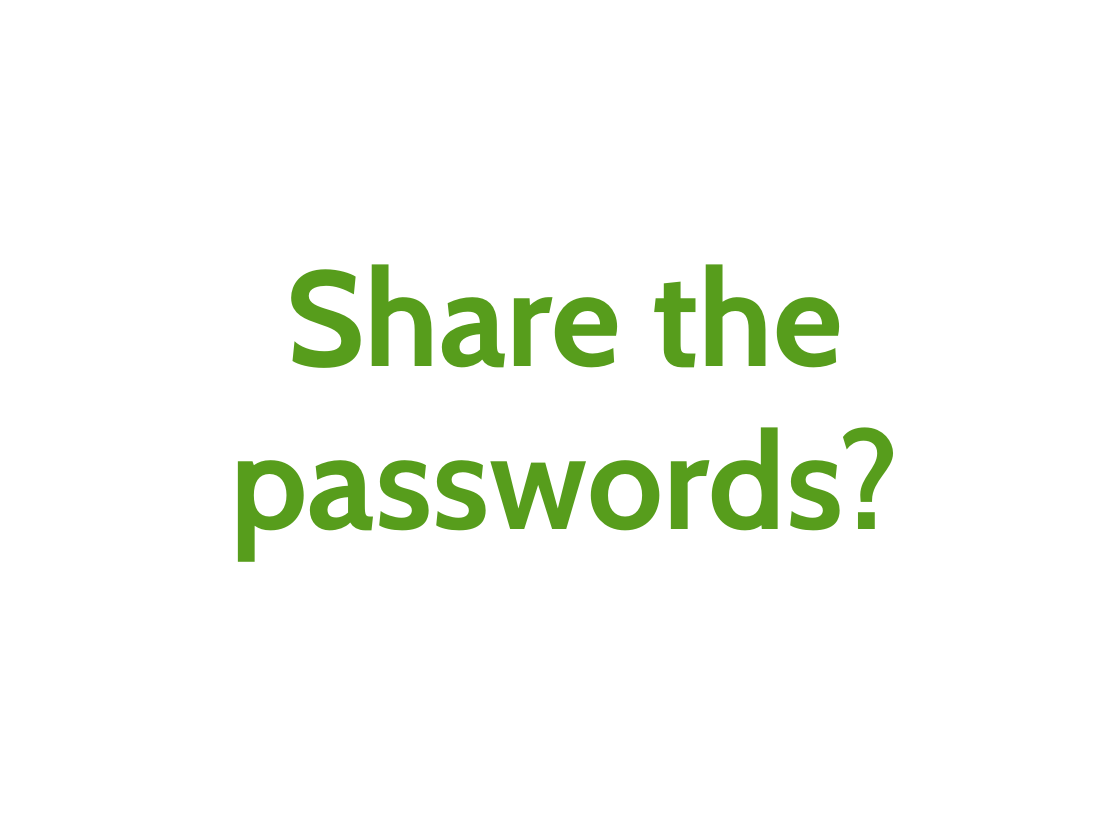
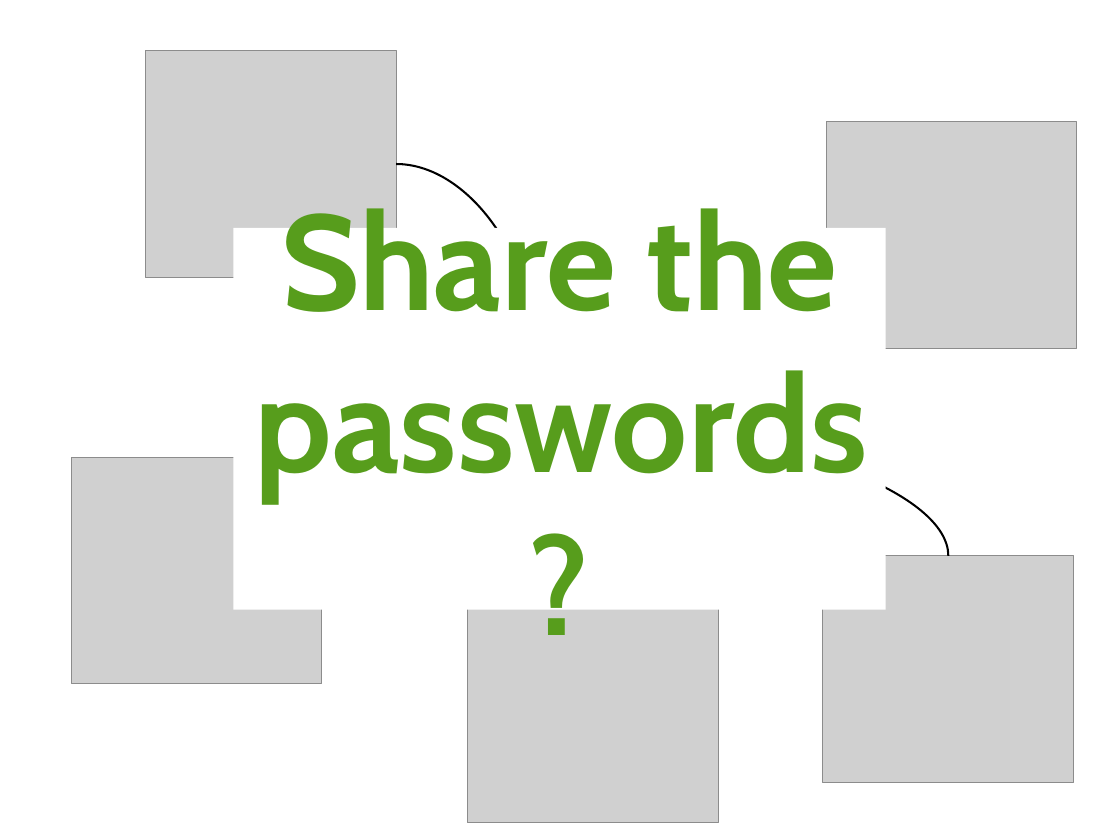
Before and after one commit to arver/arver, a slide deck: slide 3 of presentation/28c3.odp (slide 4 before the commit). Drawn at 1120x840 pixels with LibreOffice and Linux fonts; fonts in the diff are those of the drawing; grey boxes stand for pictures. Boxes give left, top, right and bottom in pixels: in the first picture for what was removed or moved away, otherwise in the second. Text is boxed around its words. In the diff, an @@ line names an element or a change of style, - is before the commit and + after.

```diff
--- a/presentation/28c3.odp
+++ b/presentation/28c3.odp
@@ picture added at <box>145,51,396,277</box> @@
@@ picture added at <box>826,122,1077,349</box> @@
@@ curved arrow added from (396, 164) to (534, 346), #000000 1.45 pt @@
@@ title "Share the passwords?": place and size @@
-title "Share the passwords?" at <box>230,264,899,559</box>
+title "Share the passwords?" at <box>234,228,886,610</box>
@@ title "Share the passwords?" at <box>234,228,886,610</box>: fill none to #FFFFFF @@
@@ curved arrow added from (948, 556) to (619, 432), #000000 1.45 pt @@
@@ picture added at <box>71,457,322,684</box> @@
@@ picture added at <box>823,556,1074,783</box> @@
@@ picture added at <box>468,597,719,823</box> @@
```
Also in this commit, not shown: 8 other slides changed, 4 slides added, 3 slides removed, 1 other file.
